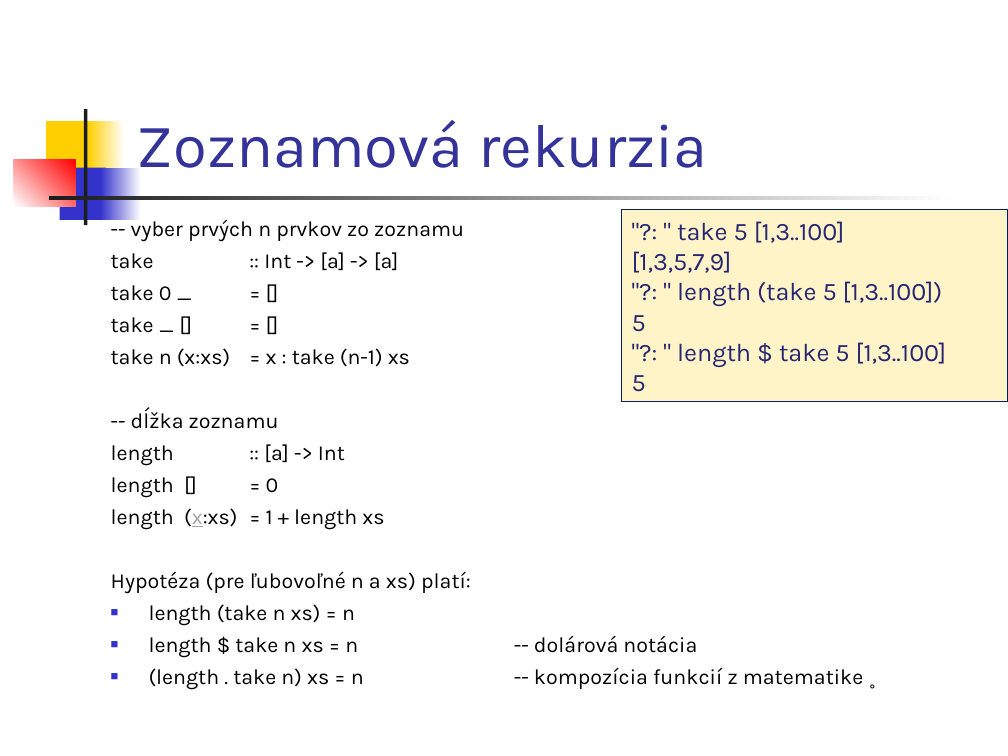
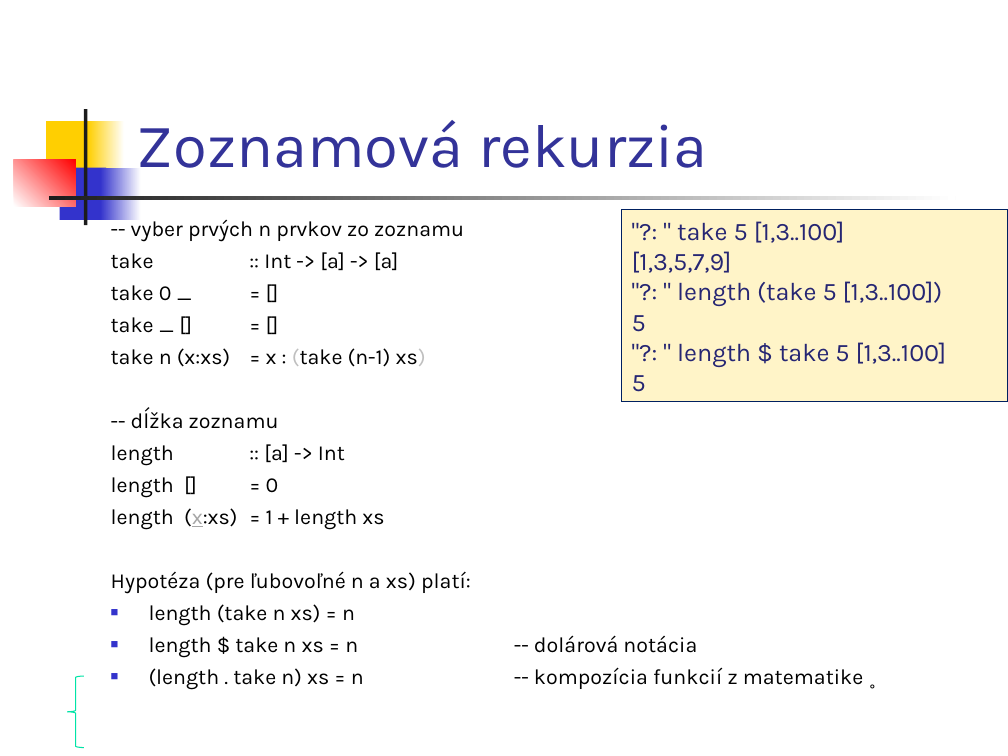
Before and after one commit to Funkcionalne/Prednasky, a slide deck: slide 2 of 02/02_fpro.ppt. Drawn at 1008x756 pixels with LibreOffice and Linux fonts; fonts in the diff are those of the drawing. Boxes give left, top, right and bottom in pixels: in the first picture for what was removed or moved away, otherwise in the second. Text is boxed around its words. In the diff, an @@ line names an element or a change of style, - is before the commit and + after.

```diff
--- a/02/02_fpro.ppt
+++ b/02/02_fpro.ppt
@@ text at [111, 348, 426, 367]: text changed @@
-take n (x:xs) = x : take (n-1) xs
+take n (x:xs) = x : (take (n-1) xs)
@@ freeform shape added at [68, 676, 85, 748], outline #00E4A7 0.74 pt @@
```
Also in this commit, not shown: 2 other slides changed, 3 other files.
